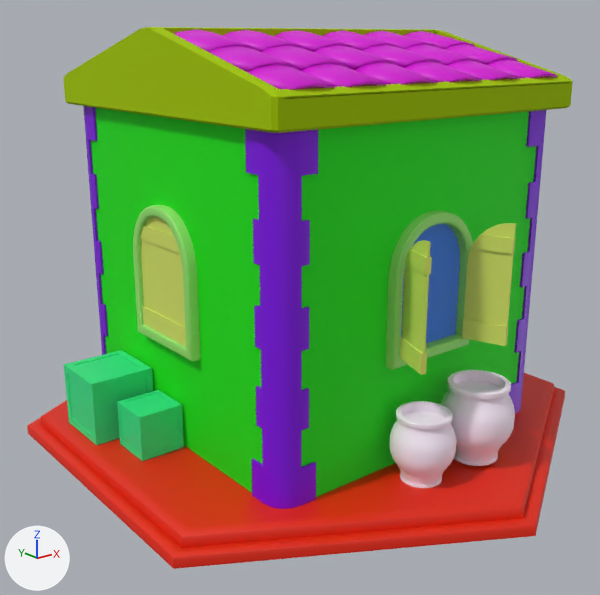
The Blender file Assets/RESOURCES/Models/Shop.blend: old version first, new version second.
Both versions are drawn from a 50 mm camera at (-3.36, -4.1, 2.64) aimed at (-0.13, -0.06, 1.03). The axes (+X, +Y, +Z) are drawn at lower left. The lights are the same throughout.

In view in the first picture: 'Base', 'Box', 'Building', 'Flowerpot', 'Roof', 'Tiles'.
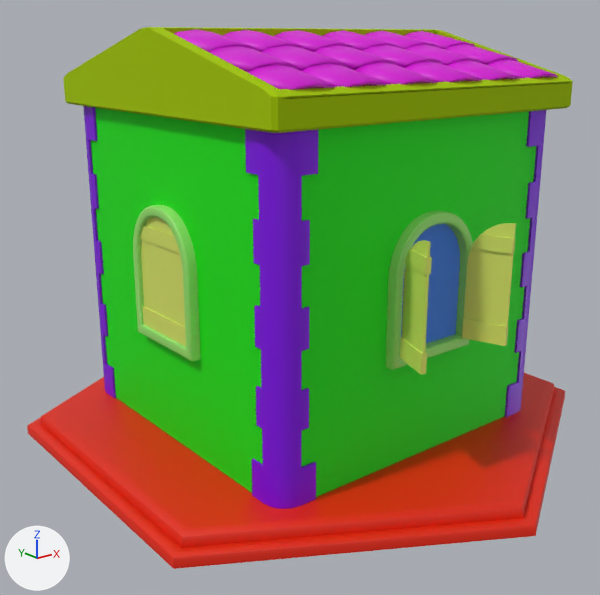
Boxes (x1, y1, x2, y2) around the edits, measured in the pictures (600 x 595 px):
'Flowerpot', deleted: before (389, 370, 515, 488)
'Box', deleted (green): before (64, 350, 184, 461)

The change, as a list of edits to the scene's bpy script:
```text
Remove ob_box:
    ob_box = bpy.data.objects.new('Box', me_cube)
    ob_box.location = (-0.001, -0.001, 0.142)
    ob_box.scale = (0.195, 0.195, 0.195)
Remove ob_flowerpot:
    ob_flowerpot = bpy.data.objects.new('Flowerpot', me_cylinder_002)
    ob_flowerpot.location = (-0.001, -0.001, 0.142)
    ob_flowerpot.rotation_euler = (0.0, 0.0, -0.00924)  # degrees (0, 0, -0.5)
    ob_flowerpot.scale = (0.157, 0.157, 0.157)
```
